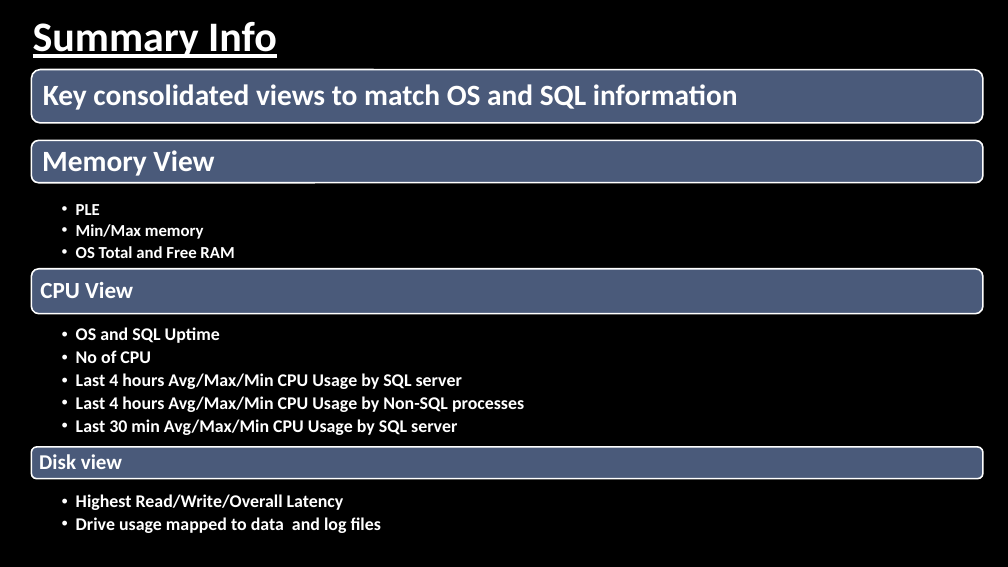
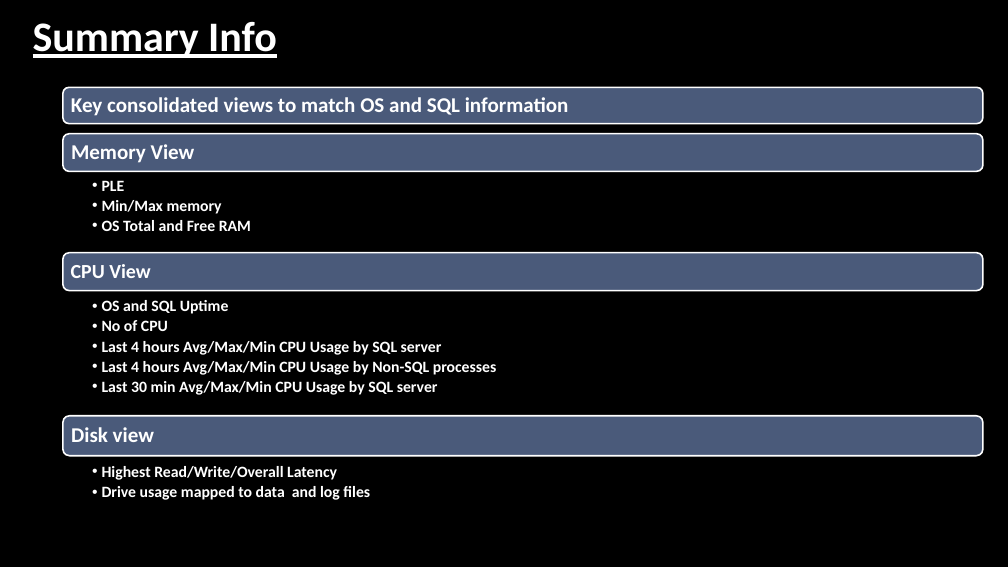
Before and after one commit to hedaprakash/SQLHealthCheck, a slide deck: slide 9 of Consolidated Essential Performance Health Check using PowerShell.pptx (slide 11 before the commit). Drawn at 1008x567 pixels with LibreOffice and Linux fonts; fonts in the diff are those of the drawing; background and template pictures are left out. Boxes give left, top, right and bottom in pixels: in the first picture for what was removed or moved away, otherwise in the second. Text is boxed around its words. In the diff, an @@ line names an element or a change of style, - is before the commit and + after.

```diff
--- a/Consolidated Essential Performance Health Check using PowerShell.pptx
+++ b/Consolidated Essential Performance Health Check using PowerShell.pptx
@@ rounded rectangle: place and size @@
-rounded rectangle at bbox=[31, 70, 982, 123]
+rounded rectangle at bbox=[63, 88, 983, 124]
@@ text "Key consolidated views to match ..." at bbox=[71, 97, 569, 116]: size 28 to 20 pt; less space between paragraphs @@
@@ text "Key consolidated views to match ...": place and size @@
-text "Key consolidated views to match ..." at bbox=[43, 84, 738, 110]
+text "Key consolidated views to match ..." at bbox=[71, 97, 569, 116]
@@ rounded rectangle: place and size @@
-rounded rectangle at bbox=[31, 141, 982, 183]
+rounded rectangle at bbox=[63, 134, 983, 172]
@@ text "Memory View": place and size @@
-text "Memory View" at bbox=[42, 150, 214, 176]
+text "Memory View" at bbox=[71, 144, 195, 163]
@@ text "Memory View" at bbox=[71, 144, 195, 163]: size 28 to 20 pt; less space between paragraphs @@
@@ text "PLE": place and size @@
-text "PLE" at bbox=[76, 204, 234, 258]
+text "PLE" at bbox=[102, 180, 251, 231]
@@ text "PLE" at bbox=[102, 180, 251, 231]: size 16 to 15 pt; indent changed @@
@@ rounded rectangle: place and size @@
-rounded rectangle at bbox=[31, 269, 982, 314]
+rounded rectangle at bbox=[63, 253, 983, 290]
@@ text "CPU View": place and size @@
-text "CPU View" at bbox=[40, 282, 133, 298]
+text "CPU View" at bbox=[71, 264, 150, 278]
@@ text "CPU View" at bbox=[71, 264, 150, 278]: size 22 to 19 pt; less space between paragraphs @@
@@ text "OS and SQL Uptime": place and size @@
-text "OS and SQL Uptime" at bbox=[76, 327, 524, 435]
+text "OS and SQL Uptime" at bbox=[102, 300, 497, 395]
@@ text "OS and SQL Uptime" at bbox=[102, 300, 497, 395]: size 17 to 15 pt; indent changed @@
@@ rounded rectangle: place and size @@
-rounded rectangle at bbox=[31, 447, 982, 479]
+rounded rectangle at bbox=[63, 416, 983, 456]
@@ text "Disk view": place and size @@
-text "Disk view" at bbox=[39, 454, 122, 469]
+text "Disk view" at bbox=[71, 427, 154, 442]
@@ text "Highest Read/Write/Overall Latency" at bbox=[102, 466, 370, 500]: size 17 to 15 pt; indent changed @@
@@ text "Highest Read/Write/Overall Latency": place and size @@
-text "Highest Read/Write/Overall Latency" at bbox=[76, 494, 381, 533]
+text "Highest Read/Write/Overall Latency" at bbox=[102, 466, 370, 500]
```
Also in this commit, not shown: 12 other slides changed, 2 slides removed, 5 other files.
